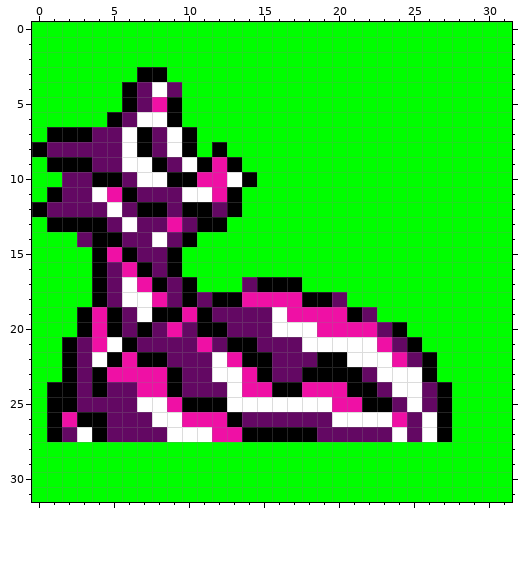
A pixel-art sprite gets an edit: graphics/pokemon/muk/back.png. That is the earlier state.
The file is 64x64 pixels, drawn in blocks of 2x2; one block is one cell here.
Now the later version:
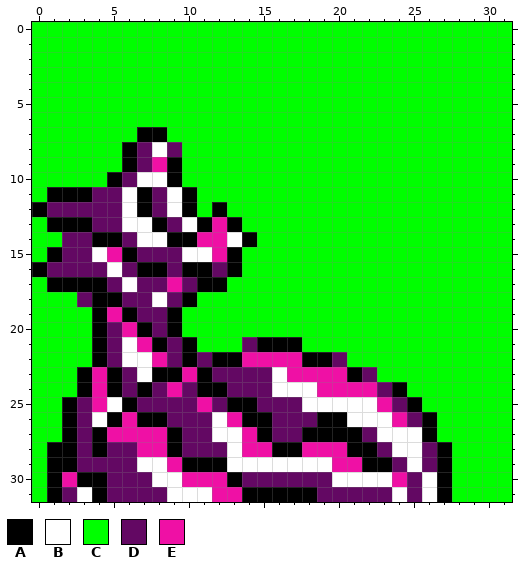
Palette (. is transparent): A #000000  B #ffffff  C #00ff00  D #630863  E #ef10a5
Author's note on the commit: Adjusted back sprites of Pokemon from L through M.
Difference:
y 3: x 7..8 AA -> CC
y 4: x 6..9 ADBD -> CCCC
y 5: x 6..9 ADEA -> CCCC
y 6: x 5..9 ADBBA -> CCCCC
y 7: x 1..6 AAADDB -> CCCCCC; x 8..10 DBA -> ACC
y 8: x 0..10 ADDDDDBADBA -> CCCCCCADBDC; x 12 A -> C
y 9: x 1..13 AAADDBBADBAEA -> CCCCCADEACCCC
y 10: x 2..4 DDA -> CCC; x 10..14 AEEBA -> CCCCC
y 11: x 2..7 DDBEAD -> AADDBA; x 9..13 DBBEA -> BACCC
y 12: x 5..6 BD -> DB; x 8..9 AD -> DB; x 11..13 ADA -> CAC
y 13: x 4 A -> D; x 7..10 DDED -> BADB; x 12..13 AC -> EA
y 14: x 2 C -> D; x 7 D -> B; x 9 D -> A; x 11..14 CCCC -> EEBA
y 15: x 1..4 CCCA -> ADDB; x 9..13 ACCCC -> DBBEA
y 16: x 0..6 CCCCADE -> ADDDDBD; x 8..13 DACCCC -> ADAADA
y 17: x 1..3 CCC -> AAA; x 7..12 EADACC -> DDEDAA; x 14..17 DAAA -> CCCC
y 18: x 3 C -> D; x 5..8 DBBE -> ADDB; x 11..20 DAAEEEEAAD -> CCCCCCCCCC
y 19: x 3..8 AEADBA -> CAEADD; x 10..22 EADDDDBEEEEAD -> CCCCCCCCCCCCC
y 20: x 3..6 AEAD -> CADE; x 9..24 EDAADDDBBBEEEEDA -> ACCCCCCCCCCCCCCC
y 21: x 2..8 ADEBADD -> CCADBEA; x 10..25 DEDAADDDBBBBBEDA -> ACCCDAAACCCCCCCC
y 22: x 2..8 ADBAEAA -> CCADBBE; x 10 D -> A; x 12..18 BEAADDD -> AAEEEEA; x 20..26 ABBBEDA -> DCCCCCC
y 23: x 2..8 ADAEEEE -> CAEADBA; x 10..20 DDBBEADDAAA -> EADDDDBEEEE; x 23..26 BBBA -> CCCC
y 24: x 1..5 AADAD -> CCAEA; x 7..9 EEA -> ADE; x 11..18 DDBEEAAE -> AADDDBBB; x 21..22 AA -> EE; x 24..27 BBDA -> ACCC
y 25: x 1 A -> C; x 4..17 DDDBBEAAABBBBB -> EBADDDDEDAADDD; x 20..23 EEAA -> BBBE; x 25..27 BDA -> ACC
y 26: x 1..15 AEAADDDBBEEEADD -> CADBAEAADDDBEAA; x 19..20 DB -> AA; x 26..27 BA -> AC
y 27: x 1..3 ADB -> CAD; x 5..14 DDDDBBBEEA -> EEEEADDBBE; x 16..17 AA -> DD; x 19..21 DDD -> AAA; x 23 D -> B; x 25..27 DBA -> BAC
y 28: x 1..27 CCCCCCCCCCCCCCCCCCCCCCCCCCC -> AADADDEEADDDBEEAAEEEAADBBDA
y 29: x 1..27 CCCCCCCCCCCCCCCCCCCCCCCCCCC -> AADDDDBBEAAABBBBBBBEEAADBDA
y 30: x 1..27 CCCCCCCCCCCCCCCCCCCCCCCCCCC -> AEAADDDBBEEEADDDDDDBBBBEDBA
y 31: x 1..27 CCCCCCCCCCCCCCCCCCCCCCCCCCC -> ADBADDDDBBBEEAAAAADDDDDBDBA
Where, in picture pixels (left, top, right, bottom), the same in both pictures:
changed: (32, 67, 452, 502)
